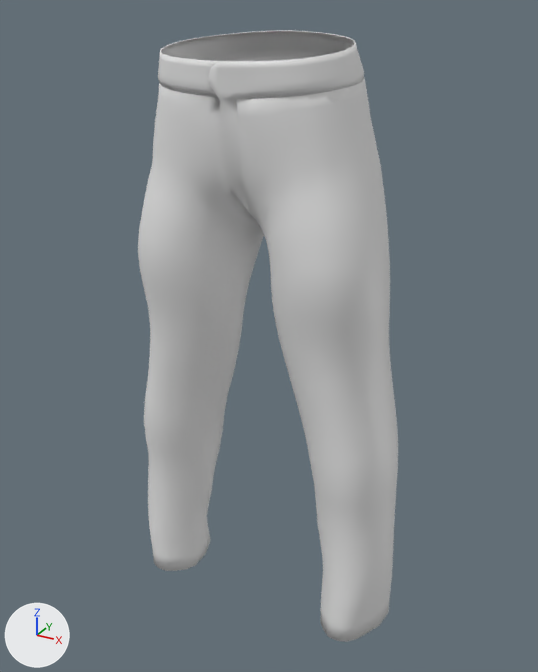
The glTF model public/body3d/garments/male/toigo_wool_pants.glb, before and after one commit.
Rendered twice from a camera (50 mm lens) standing at (0.555, -1.013, 1.083) and looking at (0.0, -0.003, 0.578). Arrows for +X, +Y and +Z are at lower left; the lights stay in place. The older version comes first.

In view in the first picture: 'toigo_wool_pants'.
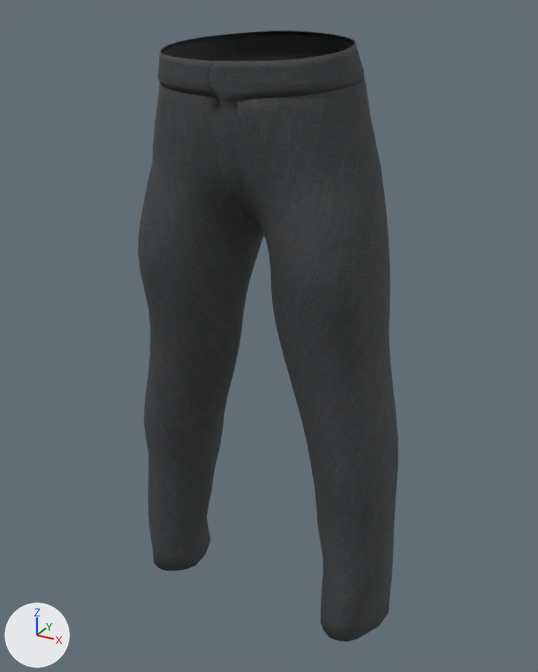
The change in detail:
Picture 'Pants_wool' (img_pants_wool) is new.
Material 'toigo_wool_pants.001' (mat_toigo_wool_pants_001) is new.
Its texture is img_pants_wool.
Its roughness is 0.8.
me_pants_wool_001 has 1369 vertices, 2669 faces and spans x -0.243..0.243, y -0.143..0.12, z 0.066..1.053.
me_pants_wool_001 gains material mat_toigo_wool_pants_001 (picture img_pants_wool).

Pixel boxes [x1, y1, x2, y2] of what changed, in the pictures (538 x 672 px):
'toigo_wool_pants', recoloured (white to black): [138, 30, 398, 642] in both
